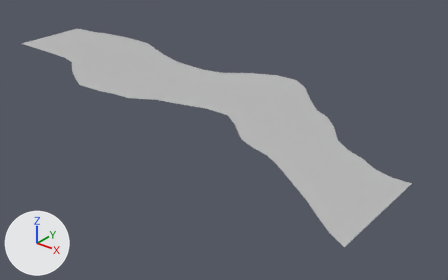
The FBX model BunkerProject/Assets/Models/RiverModel.fbx, before and after one commit.
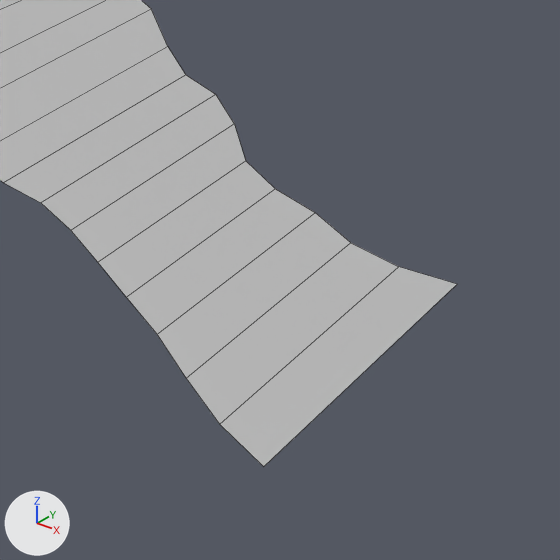
Old and new are each drawn whole from a 50 mm camera at (0.0452, -0.0594, 0.0309) aimed at (0.0006, -0.0036, -0.0037) and again close up on the part from 56% to 100% of the width and 30% to 100% of the height. The lights are fixed; the arrows at lower left show +X, +Y and +Z. The close-ups show mesh edges as thin lines. Where no turn or scale is listed for an object, it has been applied to the vertices.
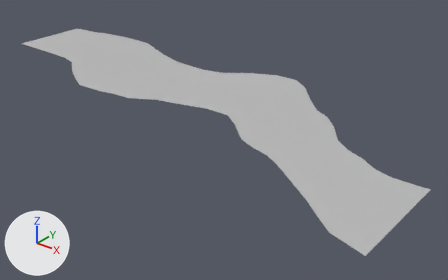
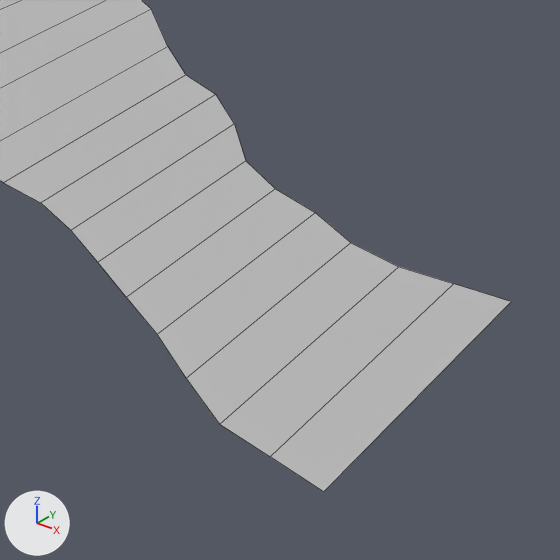
Changed parts and their boxes [x1, y1, x2, y2] in the close-ups (560 x 560 px):
'pPlane1', reshaped: before [0, 0, 457, 466]; after [0, 0, 511, 491]
part 1 of me_mesh, built on: before [220, 267, 457, 466]; after [220, 267, 511, 491]

The edits, one by one:
me_mesh has 56 vertices, 27 faces and spans x -0.0408..0.0269, y -0.021..0.0093, z 0.0.
me_mesh is used by ob_pplane1; location (0.0, 0.0, 0.00119).
Verts and faces of me_mesh; kept vertices keep their numbers, new ones are numbered from 56.
Before the commit, vertices of me_mesh: 10 (0.0269, -0.021, 0.0) at pixel (263, 466), 21 (0.0269, -0.0078, 0.0) at pixel (457, 284), 48 (0.0249, -0.0199, 0.0) at pixel (219, 424), 49 (0.0249, -0.0079, 0.0) at pixel (398, 266).
Part 1, on me_mesh:
Vertices deleted: 10, 21 (with the faces that use them).
New vertex 56 is at (0.0288, -0.021, 0.0), pixel (323, 491).
New vertex 57 is at (0.0288, -0.0078, 0.0), pixel (511, 301).
New vertex 60 is at (0.0268, -0.0205, 0.0), pixel (270, 456).
New vertex 61 is at (0.0268, -0.0078, 0.0), pixel (453, 283).
New faces: (48, 60, 61, 49), (56, 57, 61, 60).
